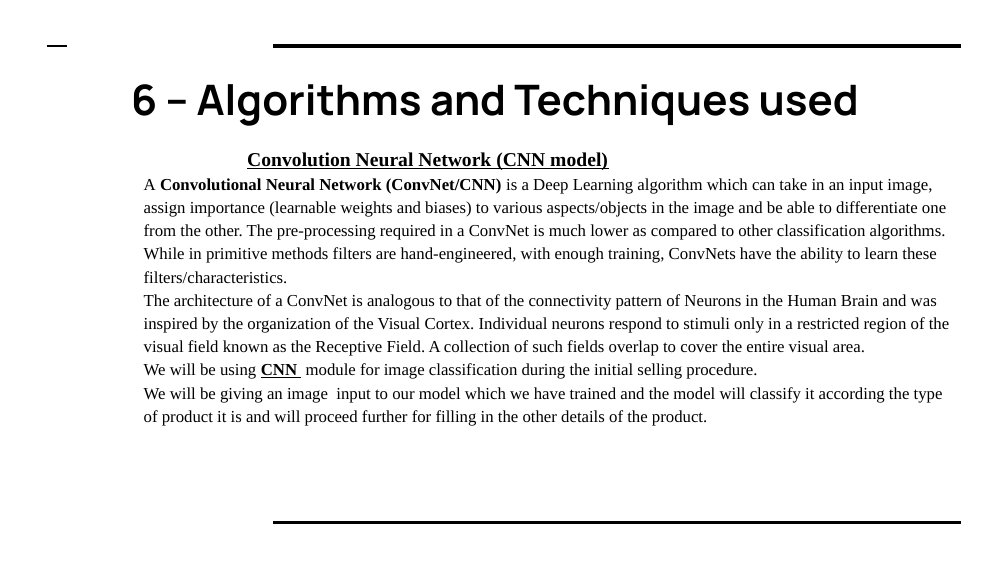
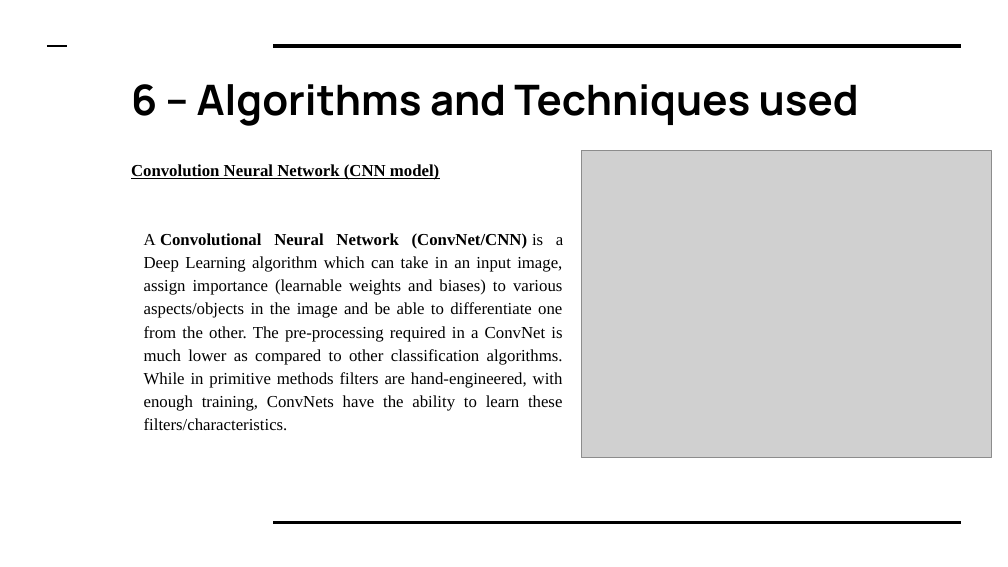
Before and after one commit to meetb007/kissan-bandhu, a slide deck: slide 13 of documents/kisaan Bandhu.pptx. Drawn at 1008x567 pixels with LibreOffice and Linux fonts; fonts in the diff are those of the drawing; grey boxes stand for pictures. Boxes give left, top, right and bottom in pixels: in the first picture for what was removed or moved away, otherwise in the second. Text is boxed around its words. In the diff, an @@ line names an element or a change of style, - is before the commit and + after.

```diff
--- a/documents/kisaan Bandhu.pptx
+++ b/documents/kisaan Bandhu.pptx
@@ text "Convolution Neural Network (CNN model)" moved from (x1=144, y1=152, x2=949, y2=426) to (x1=131, y1=164, x2=563, y2=430) @@
@@ text "Convolution Neural Network (CNN model)" at (x1=131, y1=164, x2=563, y2=430): size 14 to 12 pt in "Convolution Neural Network (CNN model)"; indent changed; alignment left to justified @@
@@ picture added at (x1=582, y1=150, x2=992, y2=458) @@
@@ text at (x1=144, y1=294, x2=949, y2=426): paragraphs removed @@
-The architecture of a ConvNet is analogous to that of the connectivity pattern of Neurons in the Human Brain and was inspired by the organization of the Visual Cortex. Individual neurons respond to stimuli only in a restricted region of the visual field known as the Receptive Field. A collection of such fields overlap to cover the entire visual area.
-We will be using CNN module for image classification during the initial selling procedure.
-We will be giving an image input to our model which we have trained and the model will classify it according the type of product it is and will proceed further for filling in the other details of the product.
```
Also in this commit, not shown: 8 other slides changed, 2 slides added, 2 slides removed, 4 other files.
